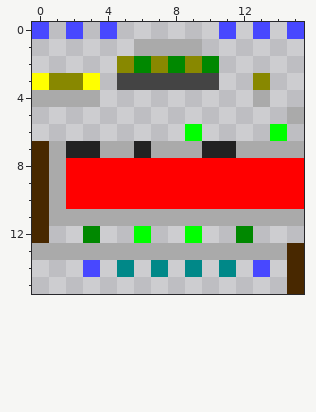
Two versions of one pixel-art sprite, assets/room_templates/room8.png. Above, as it was before the edit.
The file is 16x16 pixels.
The result:
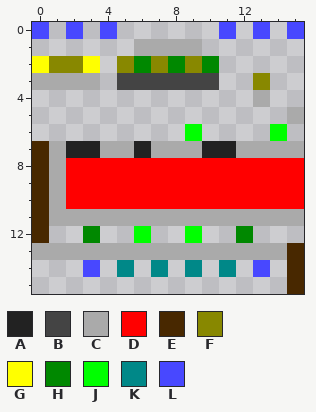
Palette (. is transparent): A #222222  B #444444  C #aaaaaa  D #ff0000  E #482800  F #888800  G #ffff00  H #008800  J #00ff00  K #008888  L #4848ff
The exact change:
Changed rows in their new state; - is an unchanged pixel.
first column x 0:
 2 GFFG
 3 CCCC
 4 ....
Changed places in both pictures, as pixel boxes (x1, y1, x2, y2):
changed: (32, 56, 100, 107)
